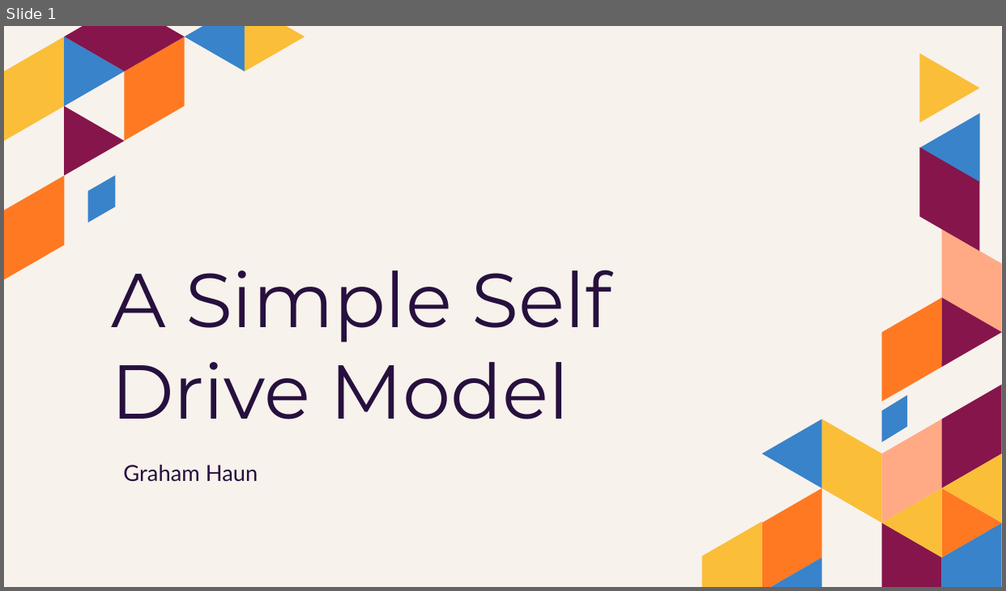
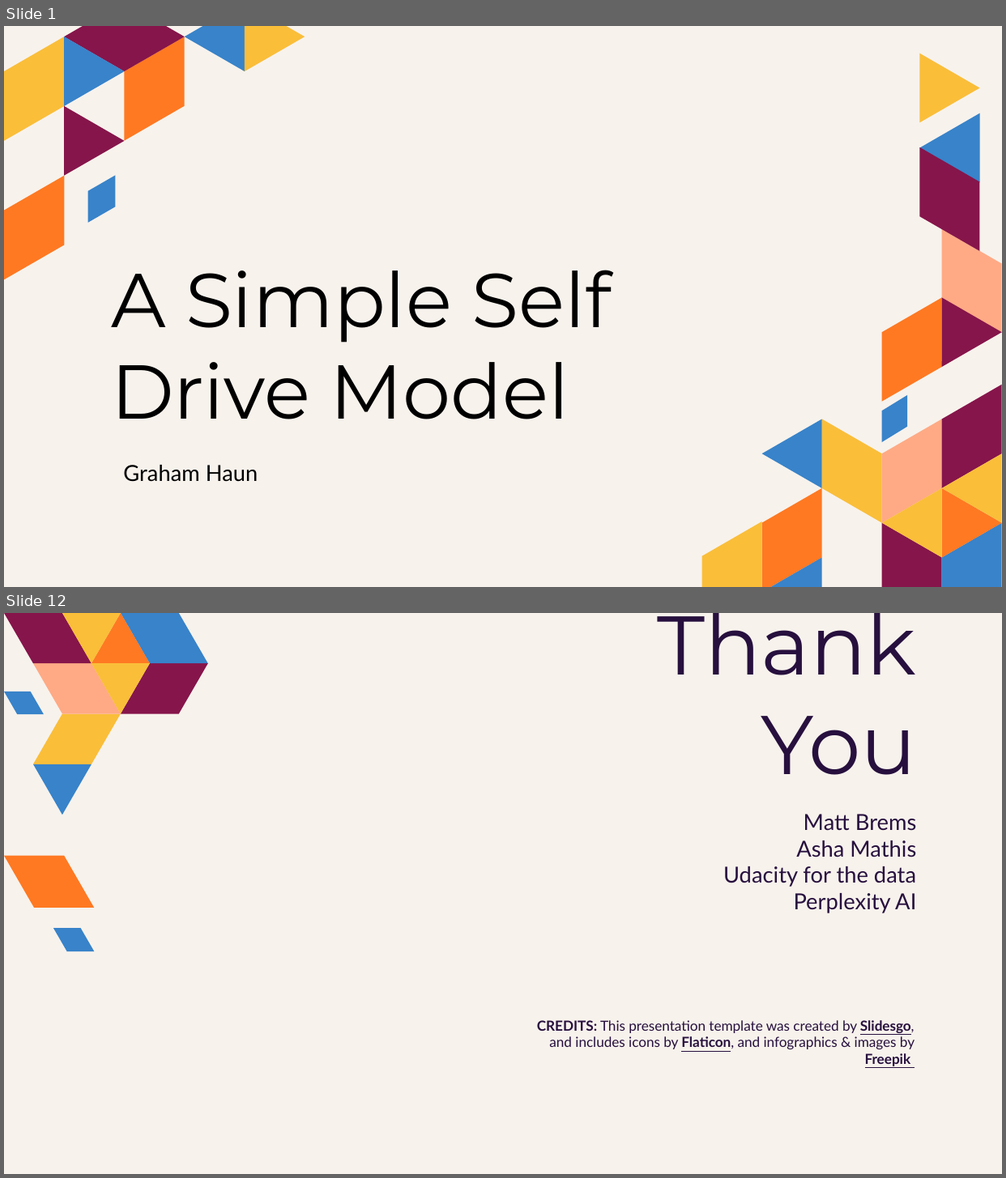
Before and after one commit to grahamjh99/VisionDrive, a slide deck: presentation/A Simple Self Drive Model.pptx. Shown one above the other, each under a label of ours: slide 1 before the commit, slides 1 and 12 after it; the slides between them are not shown. The pictures are 1006x591 and 1006x1178 pixels, drawn with LibreOffice and Linux fonts; fonts in the diff are those of the drawing. Boxes give left, top, right and bottom in pixels: in the first picture for what was removed or moved away, otherwise in the second. Text is boxed around its words. In the diff, an @@ line names an element or a change of style, - is before the commit and + after.

```diff
--- a/presentation/A Simple Self Drive Model.pptx
+++ b/presentation/A Simple Self Drive Model.pptx
@@ slide 12 added at box(4, 613, 1002, 1174), background #F7F2EC @@
@@ title added at box(657, 613, 916, 775), 80 pt, text #27103E @@
+Thank You
@@ group added at box(4, 613, 207, 815): 10 freeform shapes @@
@@ subtitle added at box(723, 814, 917, 914), 21.3 pt, text #27103E @@
+Matt Brems
+Asha Mathis
+Udacity for the data
+Perplexity AI
@@ freeform shape added at box(4, 856, 93, 908), fill #FF7922 @@
@@ freeform shape added at box(53, 929, 95, 952), fill #3883CA @@
@@ text added at box(537, 1020, 914, 1067), 13.3 pt, text #27103E @@
+CREDITS: This presentation template was created by Slidesgo, and includes icons by Flaticon, and infographics & images by Freepik
@@ slide 1 changed as well @@
@@ title "A Simple Self Drive Model" at box(111, 270, 612, 420): text colour #27103E to #000000 @@
@@ subtitle "Graham Haun" at box(123, 465, 258, 482): text colour #27103E to #000000 @@
```
Also in this commit, not shown: 10 other slides added, 5 slides removed, 9 other files.
